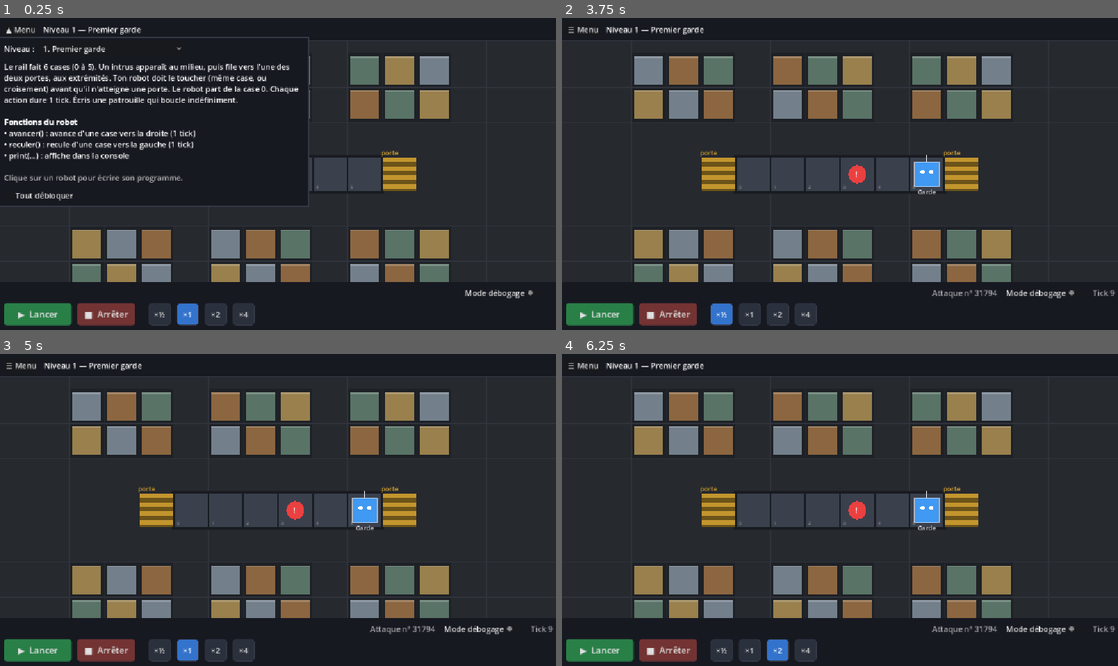
Above: before the commit, frames 1-4 (two rows, left to right).
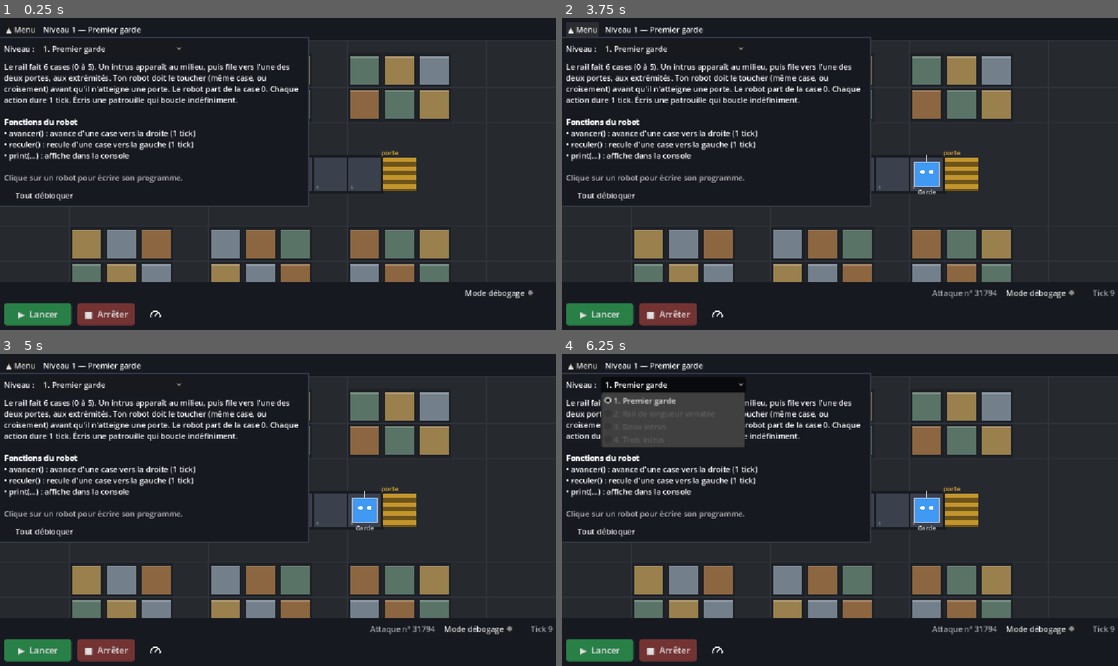
Above: after the commit, the same moments.

Repository: YohanPoirier/jeu_securite
Game: Godot game, scene res://main.tscn
The game is run twice, just before and just after one commit, with the same random seed, the same clock (stepped at 60 frames per second) and the same inputs.
Inputs (mouse positions are in pixels of both pictures, inside the frame that each line leads up to):
- Up to frame 1 (0.25 s): no input
- Up to frame 2 (3.75 s): click "Mode débogage" at 0.5 s; click "▶ Lancer" at 1.25 s; click "Mode débogage" at 2 s; click "■ Arrêter" at 2.75 s; click "×½" (after the commit: "☰ Menu") at 3.5 s
- Up to frame 3 (5 s): click (189, 650) at 4.25 s, where only the run before the commit has a clickable "×1"
- Up to frame 4 (6.25 s): click (778, 650) at 5 s, where only the run before the commit has a clickable "×2"; click (673, 385) at 5.75 s, where only the run after the commit has a clickable "1. Premier garde"

The runs differ from the first frame. In frame 1, 1.1% of the frame differs, in the area x 26-46%, y 91-99%; in frame 2, 14%; in frame 3, 14%; in frame 4, 16%, in the area x 0-56%, y 2-99%.

Commit message:
Vitesse : un seul petit bouton à icône de compteur, choix masqués par défaut
Co-Authored-By: Claude Sonnet 5.5 <noreply@anthropic.com>
Claude-Session: https://claude.ai/code/session_01Qn8oNbxsrQNPS2EWgssgFJ

Diff:
--- a/scripts/main.gd
+++ b/scripts/main.gd
@@ -13,7 +13,7 @@
 const SAVE_PATH := "user://progression.cfg"
 const TOP_H := 40
 const BOTTOM_H := 102
-const SPEEDS := [["×½", 3], ["×1", 6], ["×2", 12], ["×4", 24]]
+const SPEEDS := [["Lent  (×½)", 3], ["Normal  (×1)", 6], ["Rapide  (×2)", 12], ["Très rapide  (×4)", 24]]
 const EDITOR_W := 520
 const MENU_W := 640
 const PANEL_BG := Color(0.09, 0.10, 0.13)
@@ -43,6 +43,7 @@
 var btn_run: Button
 var btn_stop: Button
 var debug_check: CheckButton
+var speed_btn: MenuButton
 var attack_box: HBoxContainer
 var attack_edit: LineEdit
 var attack_label: Label
@@ -239,29 +240,25 @@
 	btn_stop.pressed.connect(_on_stop)
 	bh.add_child(btn_stop)
 	bh.add_child(VSeparator.new())
-	var group := ButtonGroup.new()
-	for sp in SPEEDS:
-		var sb := Button.new()
-		sb.text = sp[0]
-		sb.toggle_mode = true
-		sb.button_group = group
-		sb.custom_minimum_size = Vector2(46, 40)
-		sb.tooltip_text = "Vitesse de la simulation"
-		for state in ["normal", "hover", "pressed", "hover_pressed"]:
-			var box := StyleBoxFlat.new()
-			var on: bool = state.ends_with("pressed")
-			box.bg_color = Color(0.20, 0.45, 0.80) if on else Color(0.17, 0.19, 0.24)
-			if state == "hover":
-				box.bg_color = Color(0.24, 0.27, 0.34)
-			box.border_color = BORDER
-			box.set_border_width_all(1)
-			box.set_corner_radius_all(6)
-			box.set_content_margin_all(6)
-			sb.add_theme_stylebox_override(state, box)
-		sb.button_pressed = (sp[1] == tps)
-		var v: int = sp[1]
-		sb.pressed.connect(func(): tps = v)
-		bh.add_child(sb)
+	# vitesse : un seul petit bouton à icône de compteur ; les choix n'apparaissent qu'au clic
+	speed_btn = MenuButton.new()
+	speed_btn.icon = _gauge_icon()
+	speed_btn.expand_icon = false
+	speed_btn.custom_minimum_size = Vector2(46, 46)
+	speed_btn.tooltip_text = "Vitesse de la simulation"
+	for state in ["normal", "hover", "pressed"]:
+		var box := StyleBoxFlat.new()
+		box.bg_color = Color(0.17, 0.19, 0.24) if state != "hover" else Color(0.24, 0.27, 0.34)
+		box.border_color = BORDER
+		box.set_border_width_all(1)
+		box.set_corner_radius_all(6)
+		speed_btn.add_theme_stylebox_override(state, box)
+	var pm := speed_btn.get_popup()
+	for i in SPEEDS.size():
+		pm.add_radio_check_item(SPEEDS[i][0], i)
+		pm.set_item_checked(i, SPEEDS[i][1] == tps)
+	pm.id_pressed.connect(_on_speed_chosen)
+	bh.add_child(speed_btn)
 	bh.add_child(_spacer())
 
 	# mode débogage : rejouer la même attaque
@@ -280,6 +277,25 @@
 	b_new.custom_minimum_size = Vector2(0, 40)
 	b_new.pressed.connect(func(): attack_edit.text = str(_new_attack_id()))
 	attack_box.add_child(b_new)
+
+
+## Petite icône de compteur (cadran et aiguille), dessinée en SVG.
+func _gauge_icon() -> Texture2D:
+	var svg := """<svg xmlns="http://www.w3.org/2000/svg" width="26" height="26" viewBox="0 0 24 24">
+<path d="M3.5 18 A9 9 0 1 1 20.5 18" fill="none" stroke="white" stroke-width="2.2" stroke-linecap="round"/>
+<line x1="12" y1="14.5" x2="16.8" y2="8.2" stroke="white" stroke-width="2.2" stroke-linecap="round"/>
+<circle cx="12" cy="14.5" r="1.9" fill="white"/></svg>"""
+	var img := Image.new()
+	img.load_svg_from_string(svg)
+	return ImageTexture.create_from_image(img)
+
+
+func _on_speed_chosen(id: int) -> void:
+	tps = SPEEDS[id][1]
+	var pm := speed_btn.get_popup()
+	for i in SPEEDS.size():
+		pm.set_item_checked(i, i == id)
+	speed_btn.tooltip_text = "Vitesse : %s" % String(SPEEDS[id][0]).replace("  ", " ")
 
 
 func _new_attack_id() -> int:
